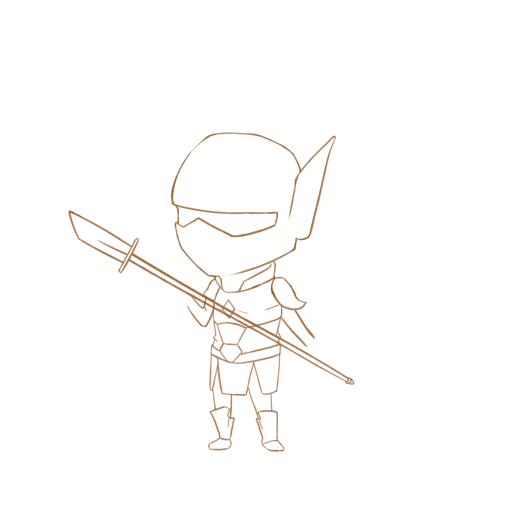
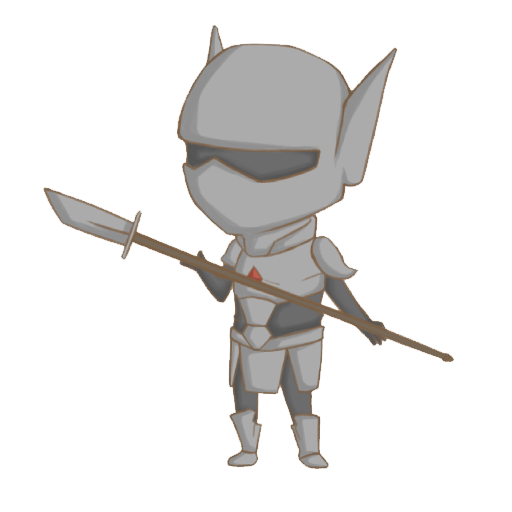
Layer changes from the first (512, 512) image to the second:
added layer "Layer 3" above "Layer 1" over [43, 25, 455, 470]
hid "Layer 1" over [68, 132, 355, 452]
